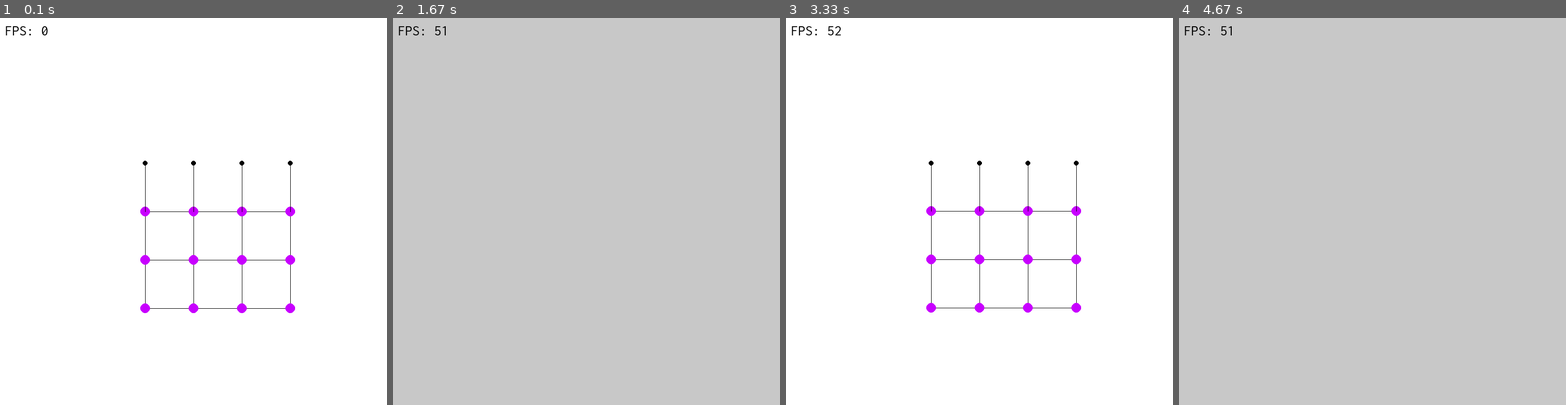
Above: before the commit, frames 1-4 (left to right).
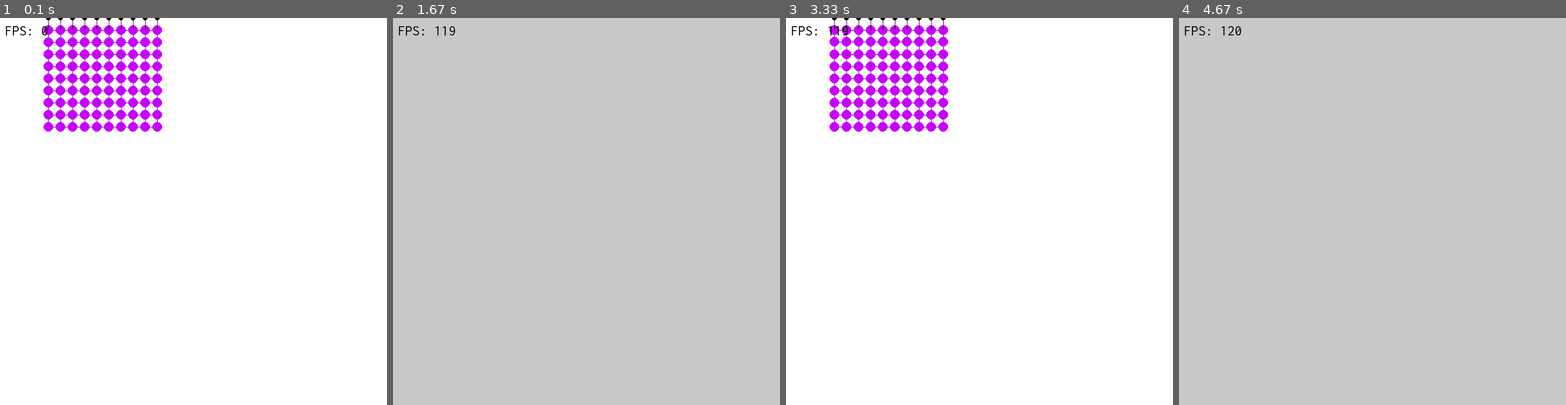
Above: after the commit, the same moments.

Repository: branrickman/cloth_simulation_pygame_pymunk
Game: pygame game, started from src/main.py
The game is run twice, just before and just after one commit, with the same random seed, the same clock (stepped at 60 frames per second) and the same inputs.
Inputs:
- Up to frame 1 (0.1 s): no input
- Up to frame 2 (1.67 s): tap I at 0.33, 1.65 s; hold R 0.67-1.13 s; hold D 0.67-1.13 s; tap Space at 1.17 s; hold D from 1.5 s (still down)
- Up to frame 3 (3.33 s): release D at 1.97 s; tap Space at 3.07 s
- Up to frame 4 (4.67 s): tap Space at 3.4 s

The runs differ from the first frame. In frame 1, 5.4% of the frame differs, in the area x 11-77%, y 0-77%; in frame 2, less than 0.1%; in frame 3, 5.4%, in the area x 10-77%, y 0-77%; in frame 4, less than 0.1%.

Commit message:
Removes unneeded pendulum code, adds apply_disturbance, adds reset functionality

Diff:
--- a/src/main.py
+++ b/src/main.py
@@ -1,6 +1,7 @@
 import pygame
 import pymunk
 from sys import exit
+from random import randint
 
 pygame.init()
 
@@ -11,12 +12,12 @@
 screen = pygame.display.set_mode((SCREEN_HEIGHT, SCREEN_WIDTH))
 pygame.display.set_caption("Cloth Simulation")
 clock = pygame.time.Clock()
-FPS = 50
+FPS = 200
 show_FPS = True
 
 # pymunk variables
 space = pymunk.Space()
-space.gravity = (0, -900)
+space.gravity = (0, -800)
 
 # colors
 WHITE = (255, 255, 255)
@@ -34,6 +35,15 @@
 # fonts
 selected_font = pygame.font.Font('assets/font.ttf',
                                  30)  # https://fonts.google.com/specimen/Inconsolata
+
+
+def clear_space(space):
+    for body in space.bodies:
+        space.remove(body)
+    for constraint in space.constraints:
+        space.remove(constraint)
+    for shape in space.shapes:
+        space.remove(shape)
 
 
 def convert_coords(point):  # convert to int, transform to pygame y convention
@@ -92,34 +102,8 @@
         pygame.draw.circle(screen, self.color, converted_position, self.radius)
 
 
-class Pendulum:
-    def __init__(self, x1, y1, x2, y2, number, x3=(SCREEN_WIDTH // 2), y3=(SCREEN_HEIGHT // 2), mode=0):
-        self.pend_point1 = PendulumPoint(x1, y1, number)
-        self.pend_point2 = PendulumPoint(x2, y2, number + 4)
-        self.pend_conn1 = PendulumConnector(self.pend_point1.body, (x3, y3), link_type='static_body')
-        self.pend_conn2 = PendulumConnector(self.pend_point1.body, self.pend_point2.body, link_type='body')
-        self.static_x = x3
-        self.static_y = y3
-        self.mode = mode
-        self.draw_trail = True
-
-    def draw(self):
-        if self.draw_trail:
-            for i in range(len(self.pend_point1.position_log)):
-                pygame.draw.circle(screen, self.pend_point1.color, self.pend_point1.position_log[i],
-                                   self.pend_point1.position_trail_radius)
-            for i in range(len(self.pend_point2.position_log)):
-                pygame.draw.circle(screen, self.pend_point2.color, self.pend_point2.position_log[i],
-                                   self.pend_point2.position_trail_radius)
-        if self.mode:
-            self.pend_conn1.draw()
-            self.pend_conn2.draw()
-        self.pend_point1.draw()
-        self.pend_point2.draw()
-
-
 class Net:
-    def __init__(self, x, y, size, separation, pinned):
+    def __init__(self, x, y, size, separation):
         self.n_rows = size
         self.n_cols = size
         self.sep = separation
@@ -154,7 +138,7 @@
 
         # set connections for each free node to each NSEW neighbor
         for i in range(len(self.free_nodes)):
-            # Propogate connections from top left to bottom right (only S and E)
+            # Propagate connections from top left to bottom right (only S and E)
             # Vertical
             if i % (self.n_rows - 1) == self.n_rows - 2:  # TODO make this not demand an n x n grid
                 pass
@@ -164,19 +148,11 @@
             # horizontal
             if i >= len(self.free_nodes) - (
                     self.n_rows - 1):  # ignore last column to the right (since we're connecting to the right)
-                print(i)
+                pass
             elif i < len(self.free_nodes) - (self.n_rows - 1):  # don't try to connect last column to the right
                 connection = PendulumConnector(self.free_nodes[i].body, self.free_nodes[i + (self.n_rows - 1)].body,
                                                link_type='body')
                 self.connectors.append(connection)
-
-        # initialize free nodes
-        # for (x, y) in self.free:
-        #     pass
-        # # initialize pinned nodes
-        # for (x, y) in self.pinned:
-        #     pass
-        #     pinned_point = PendulumConnector
 
     def draw(self):
         for connector in self.connectors:
@@ -186,16 +162,16 @@
         for fixed_node in self.fixed_nodes:
             fixed_node.draw()
 
-
-test_net = Net(300, 500, 4, 100, 0)
-# pendulum1 = Pendulum(200, 500, 300, 700, number=1, mode=True)
-
-# pendulum_group = [pendulum1]
-
-# pp1 = PendulumPoint(100, 500, 3)
-# pend_conn1 = PendulumConnector(pp1.body, (200, 700), link_type='static_body')
-
-click_counter = 1  # tracks odd and even clicks to generate new pendulums
+    def apply_force(self):
+        pass
+
+    def apply_disturbance(self):
+        for node in self.free_nodes:
+            node.body.apply_impulse_at_local_point((1000, 0))
+
+
+test_net = Net(100, 800, 10, 25)
+
 run = True
 play = True
 while run:
@@ -214,44 +190,27 @@
                 FPS += 1
                 print(f'FPS increased to {FPS}')
             if event.key == pygame.K_r:
-                # initialize_pendulums()
-                print(f'Pendulums reset')
-            # if event.key == pygame.K_t:
-            #     for p in pendulum_group:
-            #         p.draw_trail = not p.draw_trail
-            #     print(f'Pendulum trails toggled')
-            # if event.key == pygame.K_c:
-            #     for p in pendulum_group:
-            #         p.pend_point1.position_log = []
-            #         p.pend_point2.position_log = []
-            #     print(f'Pendulum trails cleared')
-            # if event.key == pygame.K_m:
-            #     for p in pendulum_group:
-            #         p.mode = not p.mode
-            #     print(f'Pendulum trails toggled')
-        # mouse_event = pygame.mouse.get_pressed()
-        # if mouse_event[0]:
-        #     pos1 = pygame.mouse.get_pos()
-        #     pendulum1.pend_point2.body.position = convert_coords(pos1)
-        #     pendulum1.pend_point1.body.position = convert_coords(
-        #         ((pos1[0] + pendulum1.static_x) // 2, (pos1[1] + pendulum1.static_y) // 2))
-        #     # DEBUG
-        #     # print(f'static: {(pendulum1.static_x, pendulum1.static_y)} \n'
-        #     #       f'point2: {pos1}\n'
-        #     #       f'point1: {pendulum1.pend_point1.body.position}')
+                space.remove(*space.bodies, *space.shapes, *space.constraints)
+                # clear_space(space)
+                test_net = Net(100, 800, 10, 25)
+                print(f'Simulation reset')
+            if event.key == pygame.K_i:
+                test_net.apply_disturbance()
+
     if play:
         screen.fill(WHITE)
+
         space.step(1 / FPS)
         test_net.draw()
         if show_FPS:
             print_fps()
 
+
     else:
         screen.fill(GREY)
-        # for pendulum in pendulum_group:
-        #     pendulum.draw()
 
         if show_FPS:
             print_fps()
+
     clock.tick(FPS)
     pygame.display.update()
